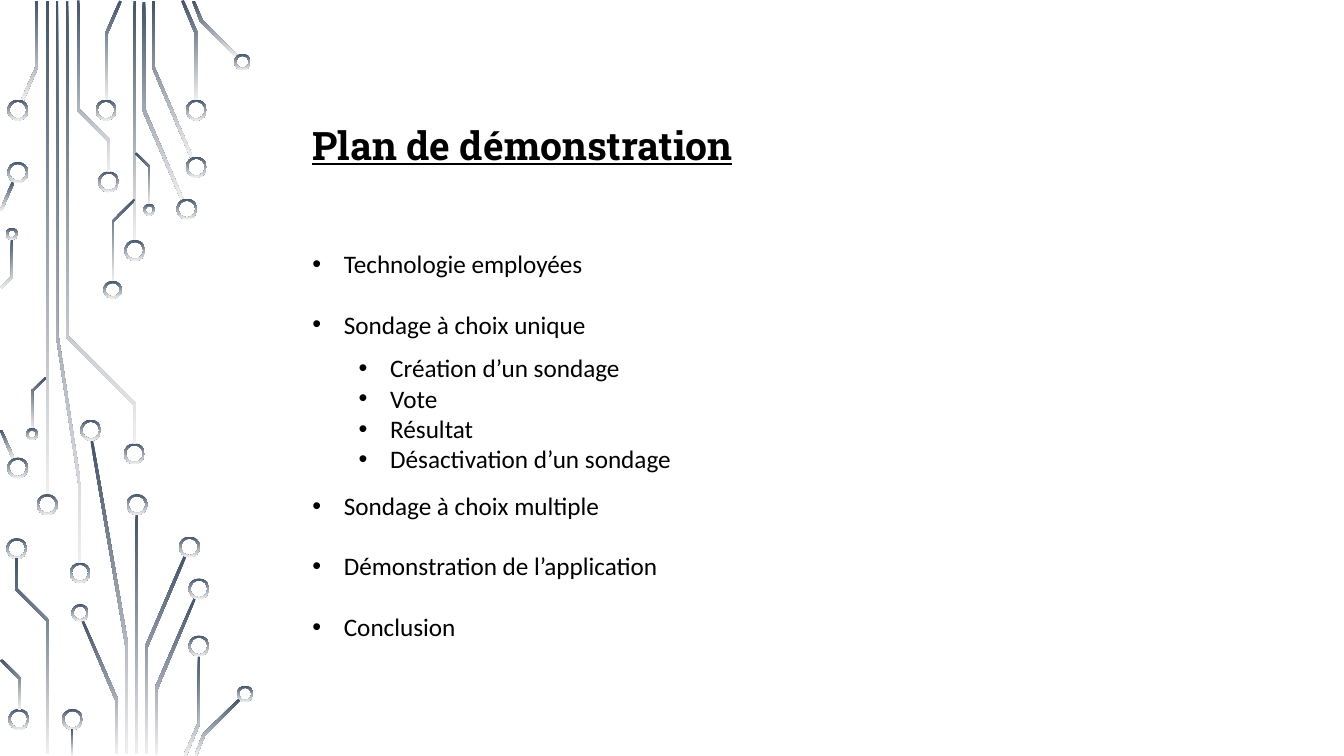
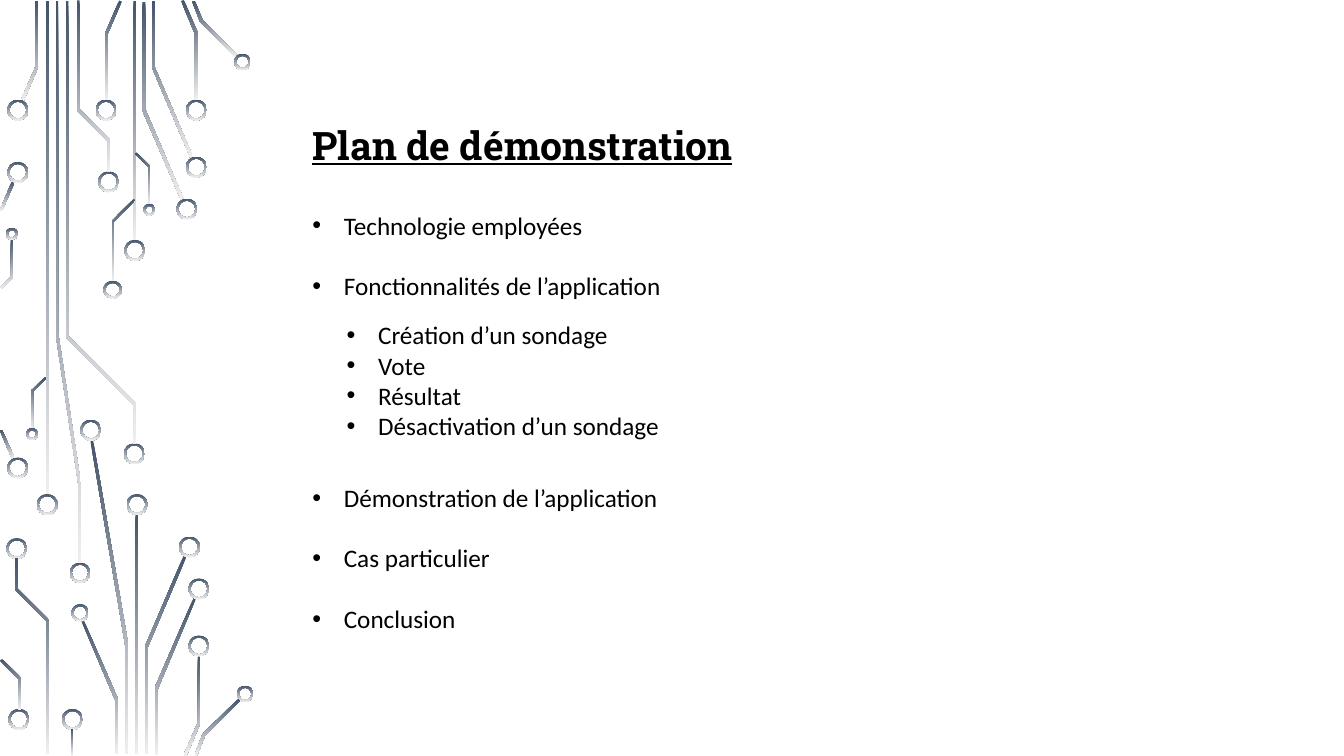
Before and after one commit to Holyz1988/PROJET1-ASP.NET, a slide deck: slide 3 of Présentation_demo_projet.pptx. Drawn at 1344x756 pixels with LibreOffice and Linux fonts; fonts in the diff are those of the drawing; background and template pictures are left out. Boxes give left, top, right and bottom in pixels: in the first picture for what was removed or moved away, otherwise in the second. Text is boxed around its words. In the diff, an @@ line names an element or a change of style, - is before the commit and + after.

```diff
--- a/Présentation_demo_projet.pptx
+++ b/Présentation_demo_projet.pptx
@@ text "Technologie employées": place and size @@
-text "Technologie employées" at [344, 255, 657, 637]
+text "Technologie employées" at [344, 217, 660, 629]
@@ text at [344, 277, 660, 299]: text changed @@
-• Sondage à choix unique
-• Sondage à choix multiple
+• Fonctionnalités de l’application
@@ text "Création d’un sondage": place and size @@
-text "Création d’un sondage" at [390, 359, 671, 473]
+text "Création d’un sondage" at [378, 326, 659, 440]
@@ text at [344, 549, 490, 571]: paragraph added @@
+• Cas particulier
```
Also in this commit, not shown: 1 other slide changed, 2 slides added, 1 slide removed, 2 other files.
